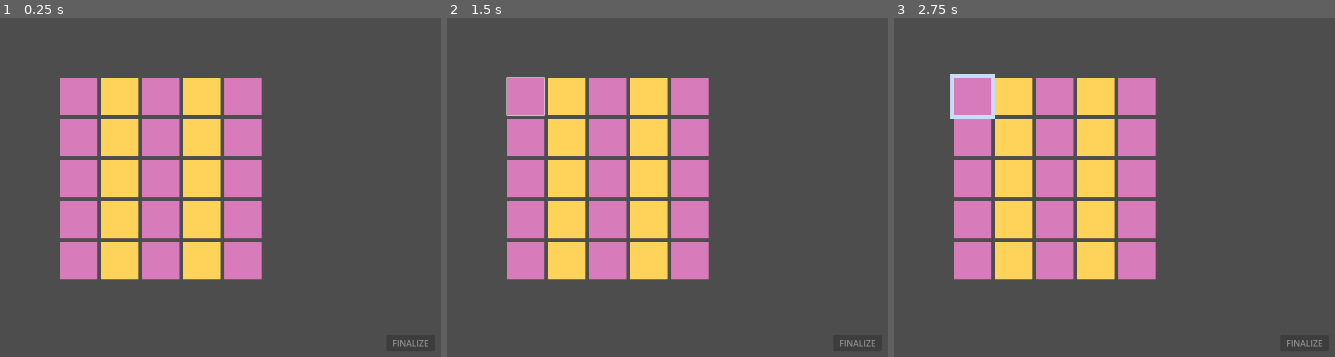
Above: before the commit, frames 1-3 (left to right).
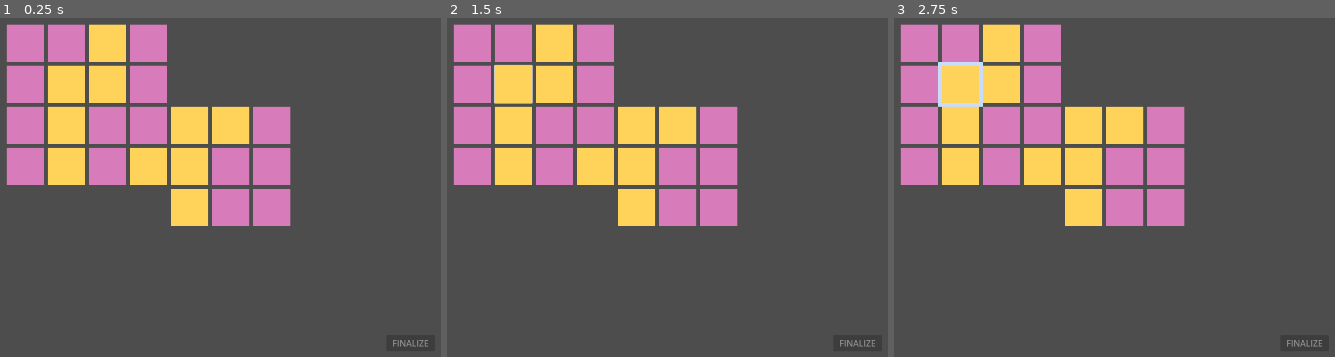
Above: after the commit, the same moments.

Repository: Annikatt/Annikatt
Game: Godot game, scene res://main_level.tscn
Same seed, same stepped clock (60 frames per second), same inputs: the game is played once before the commit and once after it.
Inputs (mouse positions are in pixels of both pictures, inside the frame that each line leads up to):
- Up to frame 1 (0.25 s): no input
- Up to frame 2 (1.5 s): click (526, 95) at 0.52 s; click (526, 95) at 1.27 s
- Up to frame 3 (2.75 s): click (973, 95) at 2.02 s

The runs differ from the first frame. In frame 1, 31% of the frame differs, in the area x 1-66%, y 1-78%; in frame 2, 31%; in frame 3, 31%.

Commit message:
Add files via upload

Diff:
--- a/GerrymanderingV1/main_level.gd
+++ b/GerrymanderingV1/main_level.gd
@@ -11,14 +11,20 @@
 var districts_used = []
 var level_scalar = .7
 var n_by_n = 5
+var start_x = 200
+var start_y = 200
 
 
 # Called when the node enters the scene tree for the first time.
 func _ready():
-	generate_grid(n_by_n,n_by_n,level_scalar,300,300,0,0)
+	generate_grid(4,4,level_scalar,start_x,start_y,0,0)
+	generate_grid(3,3,level_scalar,get_grid_xy(4,2)[0],get_grid_xy(4,2)[1],4,2)
 	generate_districts(n_by_n)
 	finalize_button.pressed.connect(_finalize.bind())
 
+
+func get_grid_xy(x,y):
+	return [start_x + x * 110 * level_scalar, start_y + y * 110 * level_scalar]
 
 # Creates a rectangle of precincts with width and height
 # x and y are global positions
--- a/GerrymanderingV1/main_level.tscn
+++ b/GerrymanderingV1/main_level.tscn
@@ -12,6 +12,8 @@
 offset_right = 1003.0
 offset_bottom = 813.0
 
+[node name="background" type="Node2D" parent="."]
+
 [node name="grid" type="Node2D" parent="."]
 
 [node name="outlines" type="Node2D" parent="."]
--- a/GerrymanderingV1/outline.gd
+++ b/GerrymanderingV1/outline.gd
@@ -7,6 +7,7 @@
 	direction = d
 	if direction == 'horiz':
 		rotate(-PI/2)
+
 
 func set_tile_relatives(tx,ty,pos):
 	if pos == 'top':
